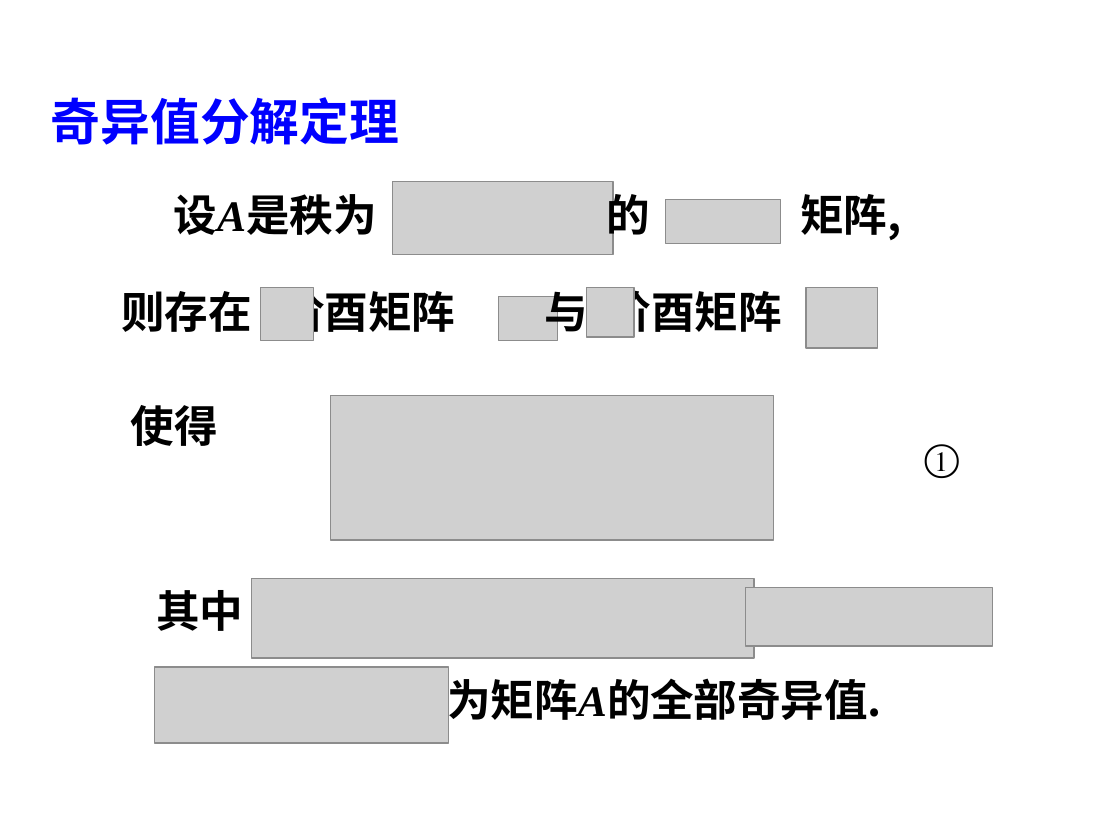
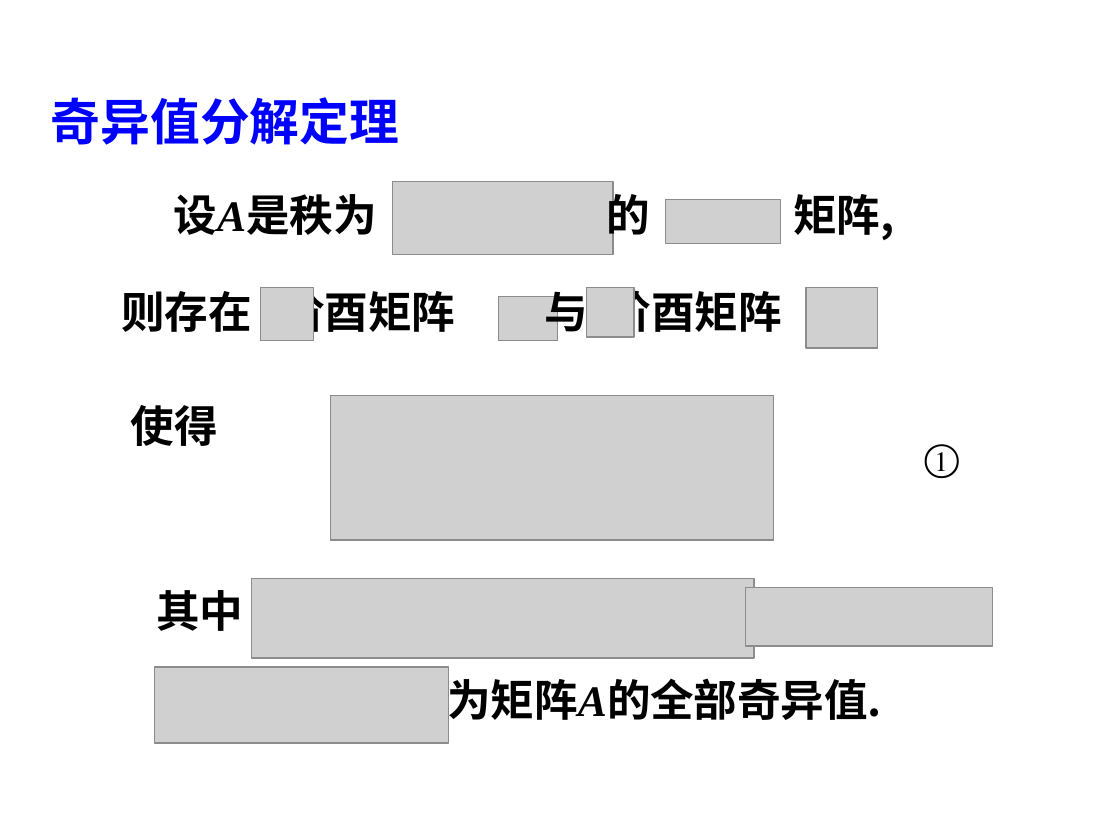
Before and after one commit to wykxwyc/wykxwyc.github.io, a slide deck: slide 7 of files/奇异值分解及应用.ppt. Drawn at 1120x840 pixels with LibreOffice and Linux fonts; fonts in the diff are those of the drawing; grey boxes stand for pictures; background and template pictures are left out. Boxes give left, top, right and bottom in pixels: in the first picture for what was removed or moved away, otherwise in the second. Text is boxed around its words. In the diff, an @@ line names an element or a change of style, - is before the commit and + after.

```diff
--- a/files/奇异值分解及应用.ppt
+++ b/files/奇异值分解及应用.ppt
@@ text "矩阵,": place and size @@
-text "矩阵," at [800, 194, 901, 240]
+text "矩阵," at [793, 194, 894, 240]
```
Also in this commit, not shown: 16 other slides changed, 3 other files.
